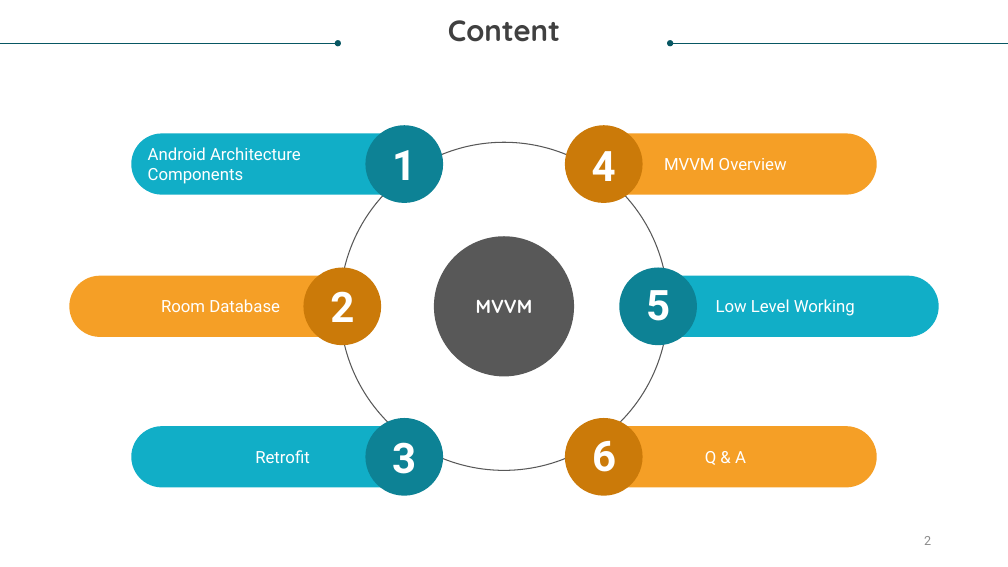
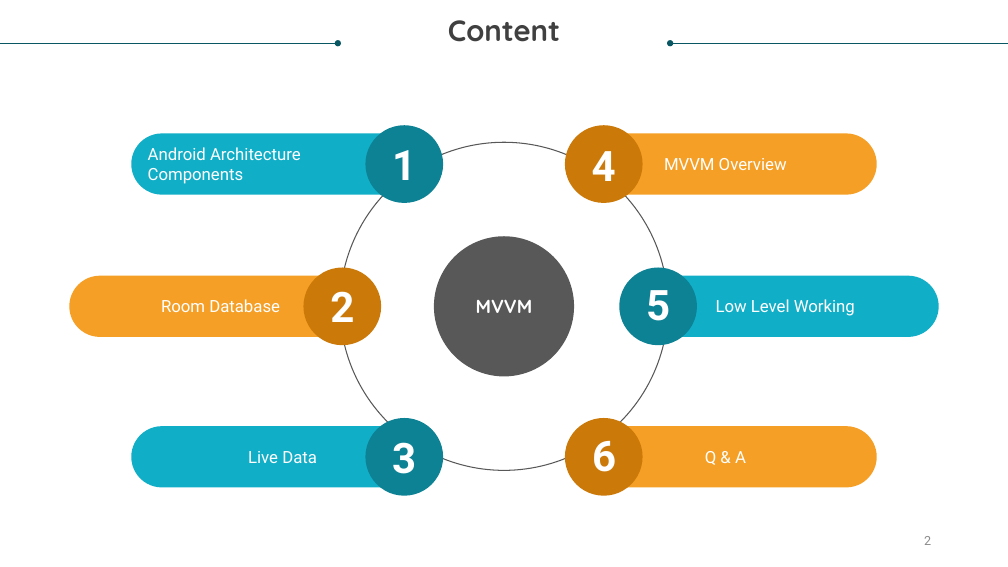
Before and after one commit to the-kool-sk/AndroidArchitectureComponents_Demo, a slide deck: slide 2 of Model – View - View Model.pptx. Drawn at 1008x567 pixels with LibreOffice and Linux fonts; fonts in the diff are those of the drawing. Boxes give left, top, right and bottom in pixels: in the first picture for what was removed or moved away, otherwise in the second. Text is boxed around its words. In the diff, an @@ line names an element or a change of style, - is before the commit and + after.

```diff
--- a/Model – View - View Model.pptx
+++ b/Model – View - View Model.pptx
@@ text in rounded rectangle at box(248, 451, 317, 463): text changed @@
-Retrofit
+Live Data
```
Also in this commit, not shown: 1 other slide changed, 3 other files.
